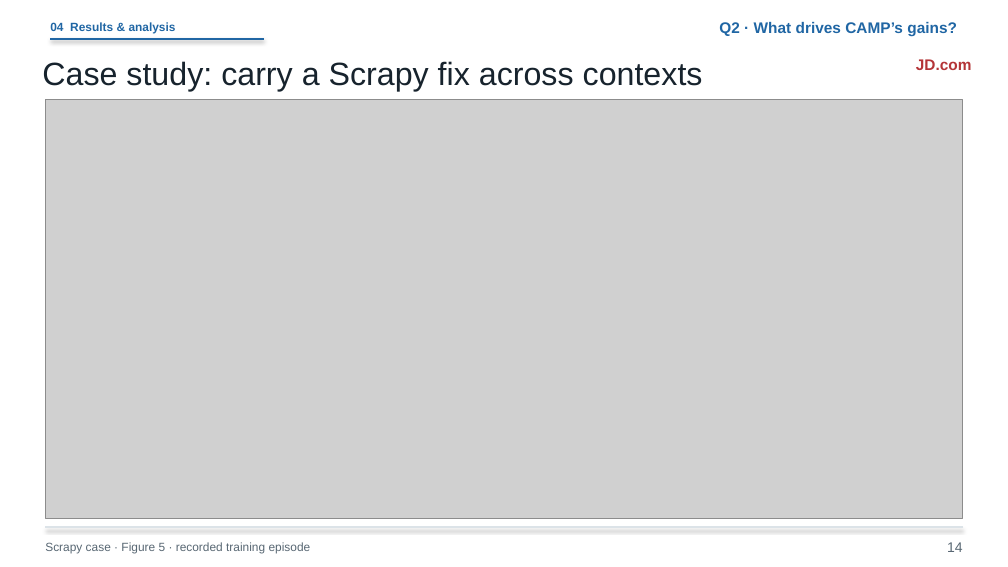
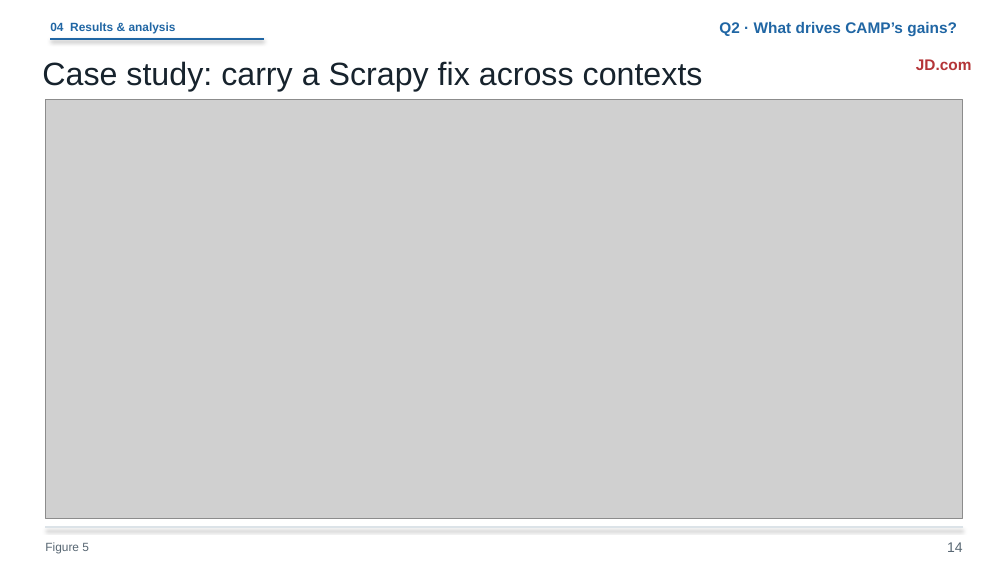
Before and after one commit to liruiluo/agentmemorygym, a slide deck: slide 14 of assets/slides/coding-agent-memory-post-training-slides.pptx. Drawn at 1008x567 pixels with LibreOffice and Linux fonts; fonts in the diff are those of the drawing; grey boxes stand for pictures. Boxes give left, top, right and bottom in pixels: in the first picture for what was removed or moved away, otherwise in the second. Text is boxed around its words. In the diff, an @@ line names an element or a change of style, - is before the commit and + after.

```diff
--- a/assets/slides/coding-agent-memory-post-training-slides.pptx
+++ b/assets/slides/coding-agent-memory-post-training-slides.pptx
@@ text at [45, 542, 89, 554]: text changed @@
-Scrapy case · Figure 5 · recorded training episode
+Figure 5
```
Also in this commit, not shown: 7 other slides changed, 9 other files.
